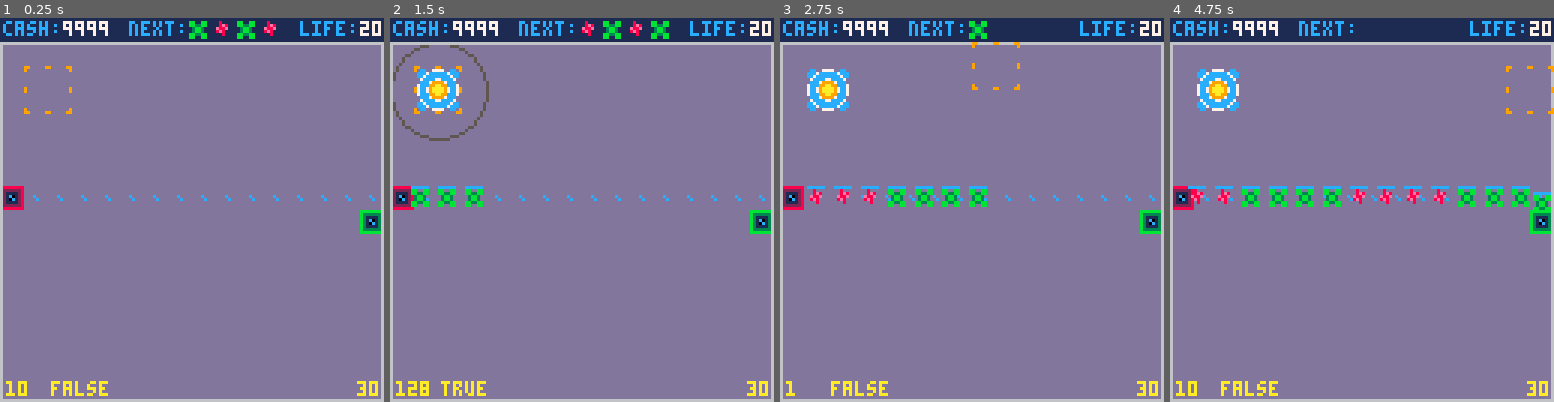
Above: before the commit, frames 1-4 (left to right).
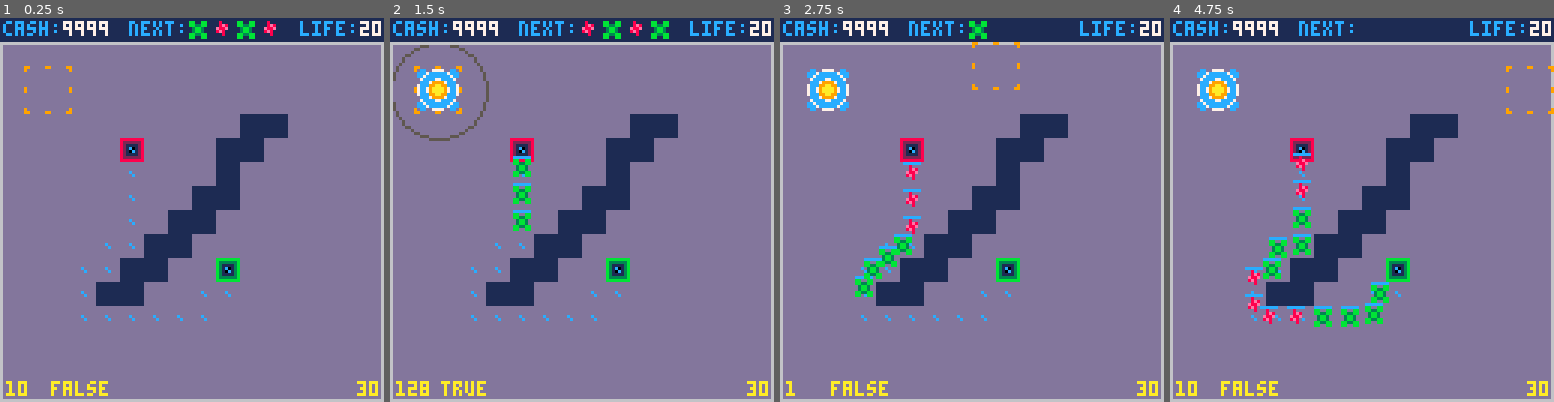
Above: after the commit, the same moments.

Repository: langchr86/pico-bubble-towers
Game: PICO-8 cartridge pico-proto.p8
The game is run twice, just before and just after one commit, with the same random seed, the same clock (stepped at 60 frames per second) and the same inputs.
Inputs:
- Up to frame 1 (0.25 s): no input
- Up to frame 2 (1.5 s): tap X (X key) at 0.33, 1.07 s; tap O (Z key) at 0.7 s
- Up to frame 3 (2.75 s): hold Right 1.6-2.1 s; tap O (Z key) at 1.7, 2.1, 2.5 s; tap X (X key) at 1.85 s; hold Up 2.15-2.42 s; hold Right from 2.47 s (still down)
- Up to frame 4 (4.75 s): tap O (Z key) every 0.4 s from 2.9 to 4.5 s; tap X (X key) at 2.97, 4.08 s; release Right at 3.03 s; hold Left 3.08-3.58 s; hold Down 3.63-3.97 s; hold Right 4.02-4.68 s; hold Up from 4.73 s (still down)

The runs differ from the first frame. In frame 1, 7.7% of the frame differs, in the area x 0-100%, y 25-79%; in frame 2, 8.8%; in frame 3, 9.7%; in frame 4, 12%, in the area x 0-100%, y 25-81%.

Commit message:
separate all map functions and handle map.offset correctly

Diff:
--- a/cursor.lua
+++ b/cursor.lua
@@ -49,18 +49,14 @@
 
 function Cursor:IsFree()
   local tile_pos = Point:New(self.pos.x / self.inc, self.pos.y / self.inc)
-
-  return IsTileFree(tile_pos)
-    and IsTileFree(tile_pos + Point:New(1, 0))
-    and IsTileFree(tile_pos + Point:New(0, 1))
-    and IsTileFree(tile_pos + Point:New(1, 1))
+  return Map:IsTileFree4(tile_pos)
 end
 
 function Cursor:Draw()
   if self.pos then
     spr(self.sprite, self.pos.x, self.pos.y, 2, 2)
 
-    cursor_sprite = mget(self.pos.x / self.inc, self.pos.y / self.inc)
+    cursor_sprite = Map:GetSprite(Point:New(self.pos.x / self.inc, self.pos.y / self.inc))
     print(cursor_sprite, 2, 121, 10)
     print(fget(cursor_sprite, 0), 17, 121, 10)
   end
--- a/pico-proto.lua
+++ b/pico-proto.lua
@@ -12,8 +12,11 @@
   menu:Update()
 end
 
+map_index = 2
+Map:SetOffset(Point:New((map_index % kMapRowSize) * kMapSizeInTiles, (map_index \ kMapRowSize) * kMapSizeInTiles))
+
 wave_list = CreateWaveList(5)
-session = Session:New(0, wave_list)
+session = Session:New(wave_list)
 session:Init()
 cursor = Cursor:New()
 
--- a/pico-proto.p8
+++ b/pico-proto.p8
@@ -236,22 +236,22 @@
 0000000000000000000100000000000000408000000000000000000000000000000000000000000000000000000000000000000000000000000000000000000000000000000000000000000000000000000000000000000000000000000000000000000000000000000000000000000000000000000000000000000000000000
 0101000000000000000000000000000001010000000000000000000000000000000000000000000000000000000000000000000000000000000000000000000000000000000000000000000000000000000000000000000000000000000000000000000000000000000000000000000000000000000000000000000000000000
 __map__
-0909090909090909090909090909090900000000000000000000000000000000000000000000000000000000000000000000000000000000000000000000000000000000000000000000000000000000000000000000000000000000000000000000000000000000000000000000000000000000000000000000000000000000
-0701010101010101010101010101010800000000000000000000000000000000000000000000000000000000000000000000000000000000000000000000000000000000000000000000000000000000000000000000000000000000000000000000000000000000000000000000000000000000000000000000000000000000
-020a0a0a0a0a0a0a0a0a0a0a0a0a0a0400000000000000000000000000000000000000000000000000000000000000000000000000000000000000000000000000000000000000000000000000000000000000000000000000000000000000000000000000000000000000000000000000000000000000000000000000000000
-020a0a0a0a0a0a0a0a0a0a0a0a0a0a0400000000000000000000000000000000000000000000000000000000000000000000000000000000000000000000000000000000000000000000000000000000000000000000000000000000000000000000000000000000000000000000000000000000000000000000000000000000
-020a0a0a0a0a0a0a0a0a0a0a0a0a0a0400000000000000000000000000000000000000000000000000000000000000000000000000000000000000000000000000000000000000000000000000000000000000000000000000000000000000000000000000000000000000000000000000000000000000000000000000000000
-020a0a0a0a0a0a0a0a0a0a0a0a0a0a0400000000000000000000000000000000000000000000000000000000000000000000000000000000000000000000000000000000000000000000000000000000000000000000000000000000000000000000000000000000000000000000000000000000000000000000000000000000
-020a0a0a0a0a0a0a0a0a0a0a0a0a0a0400000000000000000000000000000000000000000000000000000000000000000000000000000000000000000000000000000000000000000000000000000000000000000000000000000000000000000000000000000000000000000000000000000000000000000000000000000000
-110a0a0a0a0a0a0a0a0a0a0a0a0a0a0400000000000000000000000000000000000000000000000000000000000000000000000000000000000000000000000000000000000000000000000000000000000000000000000000000000000000000000000000000000000000000000000000000000000000000000000000000000
-020a0a0a0a0a0a0a0a0a0a0a0a0a0a1200000000000000000000000000000000000000000000000000000000000000000000000000000000000000000000000000000000000000000000000000000000000000000000000000000000000000000000000000000000000000000000000000000000000000000000000000000000
-020a0a0a0a0a0a0a0a0a0a0a0a0a0a0400000000000000000000000000000000000000000000000000000000000000000000000000000000000000000000000000000000000000000000000000000000000000000000000000000000000000000000000000000000000000000000000000000000000000000000000000000000
-020a0a0a0a0a0a0a0a0a0a0a0a0a0a0400000000000000000000000000000000000000000000000000000000000000000000000000000000000000000000000000000000000000000000000000000000000000000000000000000000000000000000000000000000000000000000000000000000000000000000000000000000
-020a0a0a0a0a0a0a0a0a0a0a0a0a0a0400000000000000000000000000000000000000000000000000000000000000000000000000000000000000000000000000000000000000000000000000000000000000000000000000000000000000000000000000000000000000000000000000000000000000000000000000000000
-020a0a0a0a0a0a0a0a0a0a0a0a0a0a0400000000000000000000000000000000000000000000000000000000000000000000000000000000000000000000000000000000000000000000000000000000000000000000000000000000000000000000000000000000000000000000000000000000000000000000000000000000
-020a0a0a0a0a0a0a0a0a0a0a0a0a0a0400000000000000000000000000000000000000000000000000000000000000000000000000000000000000000000000000000000000000000000000000000000000000000000000000000000000000000000000000000000000000000000000000000000000000000000000000000000
-020a0a0a0a0a0a0a0a0a0a0a0a0a0a0400000000000000000000000000000000000000000000000000000000000000000000000000000000000000000000000000000000000000000000000000000000000000000000000000000000000000000000000000000000000000000000000000000000000000000000000000000000
-0503030303030303030303030303030600000000000000000000000000000000000000000000000000000000000000000000000000000000000000000000000000000000000000000000000000000000000000000000000000000000000000000000000000000000000000000000000000000000000000000000000000000000
+0909090909090909090909090909090909090909090909090909090909090909090909090909090909090909090909090000000000000000000000000000000000000000000000000000000000000000000000000000000000000000000000000000000000000000000000000000000000000000000000000000000000000000
+0701010101010101010101010101010807010101010101010101010101010108070101010101010101010101010101080000000000000000000000000000000000000000000000000000000000000000000000000000000000000000000000000000000000000000000000000000000000000000000000000000000000000000
+020a0a0a0a0a0a0a0a0a0a0a0a0a0a04020a0a0a0a0a0a0a0a0a0a0a0a0a0a04020a0a0a0a0a0a0a0a0a0a0a0a0a0a040000000000000000000000000000000000000000000000000000000000000000000000000000000000000000000000000000000000000000000000000000000000000000000000000000000000000000
+020a0a0a0a0a0a0a0a0a0a0a0a0a0a04020a0a0a0a0a0a0a0a0a0a0a0a0a0a04020a0a0a0a0a0a0a0a0a0a0a0a0a0a040000000000000000000000000000000000000000000000000000000000000000000000000000000000000000000000000000000000000000000000000000000000000000000000000000000000000000
+020a0a0a0a0a0a0a0a0a0a0a0a0a0a04020a0a0a0a0a0a0a0a0a0a0a0a0a0a04020a0a0a0a0a0a0a0a0a09090a0a0a040000000000000000000000000000000000000000000000000000000000000000000000000000000000000000000000000000000000000000000000000000000000000000000000000000000000000000
+020a0a0a0a0a0a0a0a0a0a0a0a0a0a04020a0a0a0a0a0a0a0a0a0a0a0a0a0a04020a0a0a0a110a0a0a09090a0a0a0a040000000000000000000000000000000000000000000000000000000000000000000000000000000000000000000000000000000000000000000000000000000000000000000000000000000000000000
+020a0a0a0a0a0a0a0a0a0a0a0a0a0a04020a0a0a0a0a0a0a0a0a0a0a0a0a0a04020a0a0a0a0a0a0a0a090a0a0a0a0a040000000000000000000000000000000000000000000000000000000000000000000000000000000000000000000000000000000000000000000000000000000000000000000000000000000000000000
+110a0a0a0a0a0a0a0a0a0a0a0a0a0a04020a0a0a0a0a0a0a0a0a0a0a0a0a0a04020a0a0a0a0a0a0a09090a0a0a0a0a040000000000000000000000000000000000000000000000000000000000000000000000000000000000000000000000000000000000000000000000000000000000000000000000000000000000000000
+020a0a0a0a0a0a0a0a0a0a0a0a0a0a12020a0a0a0a0a0a0a0a0a0a0a0a0a0a12020a0a0a0a0a0a09090a0a0a0a0a0a040000000000000000000000000000000000000000000000000000000000000000000000000000000000000000000000000000000000000000000000000000000000000000000000000000000000000000
+020a0a0a0a0a0a0a0a0a0a0a0a0a0a04020a0a0a0a0a110a0a0a0a0a0a0a0a04020a0a0a0a0a09090a0a0a0a0a0a0a040000000000000000000000000000000000000000000000000000000000000000000000000000000000000000000000000000000000000000000000000000000000000000000000000000000000000000
+020a0a0a0a0a0a0a0a0a0a0a0a0a0a04020a0a0a0a0a0a0a0a0a0a0a0a0a0a04020a0a0a0a09090a0a120a0a0a0a0a040000000000000000000000000000000000000000000000000000000000000000000000000000000000000000000000000000000000000000000000000000000000000000000000000000000000000000
+020a0a0a0a0a0a0a0a0a0a0a0a0a0a04020a0a0a0a0a0a0a0a0a0a0a0a0a0a04020a0a0a09090a0a0a0a0a0a0a0a0a040000000000000000000000000000000000000000000000000000000000000000000000000000000000000000000000000000000000000000000000000000000000000000000000000000000000000000
+020a0a0a0a0a0a0a0a0a0a0a0a0a0a04020a0a0a0a0a0a0a0a0a0a0a0a0a0a04020a0a0a0a0a0a0a0a0a0a0a0a0a0a040000000000000000000000000000000000000000000000000000000000000000000000000000000000000000000000000000000000000000000000000000000000000000000000000000000000000000
+020a0a0a0a0a0a0a0a0a0a0a0a0a0a04020a0a0a0a0a0a0a0a0a0a0a0a0a0a04020a0a0a0a0a0a0a0a0a0a0a0a0a0a040000000000000000000000000000000000000000000000000000000000000000000000000000000000000000000000000000000000000000000000000000000000000000000000000000000000000000
+020a0a0a0a0a0a0a0a0a0a0a0a0a0a04020a0a0a0a0a0a0a0a0a0a0a0a0a0a04020a0a0a0a0a0a0a0a0a0a0a0a0a0a040000000000000000000000000000000000000000000000000000000000000000000000000000000000000000000000000000000000000000000000000000000000000000000000000000000000000000
+0503030303030303030303030303030605030303030303030303030303030306050303030303030303030303030303060000000000000000000000000000000000000000000000000000000000000000000000000000000000000000000000000000000000000000000000000000000000000000000000000000000000000000
 0000000000000000000000000000000000000000000000000000000000000000000000000000000000000000000000000000000000000000000000000000000000000000000000000000000000000000000000000000000000000000000000000000000000000000000000000000000000000000000000000000000000000000
 0000000000000000000000000000000000000000000000000000000000000000000000000000000000000000000000000000000000000000000000000000000000000000000000000000000000000000000000000000000000000000000000000000000000000000000000000000000000000000000000000000000000000000
 0001010100000100000100010001010100000000000000000000000000000000000000000000000000000000000000000000000000000000000000000000000000000000000000000000000000000000000000000000000000000000000000000000000000000000000000000000000000000000000000000000000000000000
--- a/session.lua
+++ b/session.lua
@@ -1,7 +1,6 @@
 -- Copyright 2024 by Christian Lang is licensed under CC BY-NC-SA 4.0
 
 Session = {
-  map_index=0,
   start=nil,
   goal=nil,
   enemy_path={},
@@ -14,9 +13,8 @@
 }
 Session.__index = Session
 
-function Session:New(map_index, wave_list)
+function Session:New(wave_list)
   o = {
-    map_index=map_index,
     start=Point:New(0, 0),
     goal=Point:New(0, 0),
     enemy_path={},
@@ -40,9 +38,9 @@
   for x=0,kMapSizeInTiles do
     for y=0,kMapSizeInTiles do
       local tile_pos = Point:New(x, y)
-      if fget(mget(x, y), 6) then
+      if Map:IsTileStart(tile_pos) then
         self.start = tile_pos
-      elseif fget(mget(x, y), 7) then
+      elseif Map:IsTileGoal(tile_pos) then
         self.goal = tile_pos
       end
     end
@@ -67,6 +65,7 @@
   end
 
   local new_tower = Tower:New(cursor.pos)
+  new_tower:Init()
   if self:CalculateNewPath() then
     add(self.tower_list, new_tower)
   else
@@ -112,7 +111,8 @@
 
 function Session:CalculateNewPath()
   local function is_coord_reachable(x, y)
-    return IsTileFree(Point:New(x, y))
+    local tile_pos = Point:New(x, y)
+    return Map:IsTileFree(tile_pos)
   end
 
   local path = module:find(15, 15, self.start, self.goal, is_coord_reachable)
@@ -136,7 +136,7 @@
 end
 
 function Session:DrawMap()
-  map(self.map_index * kMapSizeInTiles, 0)
+  Map:Draw()
 end
 
 function Session:DrawPath()
--- a/tower.lua
+++ b/tower.lua
@@ -17,23 +17,17 @@
     reload_level=self.reload_threshold,
   }
 
-  local x = pos.x / 8
-  local y = pos.y / 8
-  mset(x, y, self.sprite)
-  mset(x + 1, y, self.sprite + 1)
-  mset(x, y + 1, self.sprite + 16)
-  mset(x + 1, y + 1, self.sprite + 17)
-
   return setmetatable(o, self)
 end
 
+function Tower:Init()
+  local tile_pos = Point:New(self.pos.x / kTileSize, self.pos.y / kTileSize)
+  Map:TileSet4(tile_pos, self.sprite)
+end
+
 function Tower:Destroy()
-  local x = self.pos.x / 8
-  local y = self.pos.y / 8
-  mset(x, y, 10)
-  mset(x + 1, y, 10)
-  mset(x, y + 1, 10)
-  mset(x + 1, y + 1, 10)
+  local tile_pos = Point:New(self.pos.x / kTileSize, self.pos.y / kTileSize)
+  Map:TileClear4(tile_pos, 10)
 end
 
 function Tower:Update(enemy_list)
--- a/utils.lua
+++ b/utils.lua
@@ -2,6 +2,7 @@
 
 kTileSize = 8
 kMapSizeInTiles = 16
+kMapRowSize = 8
 
 function ConvertTileToPixel(tile_pos)
   return Point:New(tile_pos.x * kTileSize, tile_pos.y * kTileSize)
@@ -11,7 +12,58 @@
   return Point:New(pos.x / kTileSize, pos.y / kTileSize)
 end
 
-function IsTileFree(tile_pos)
-  local massive = fget(mget(tile_pos.x, tile_pos.y), 0)
+Map = {
+  offset=nil,
+}
+Map.__index = Map
+
+function Map:SetOffset(offset)
+  self.offset = offset:Clone()
+end
+
+function Map:Draw()
+  map(self.offset.x, self.offset.y)
+end
+
+function Map:IsTileFree(tile_pos)
+  local massive = fget(Map:GetSprite(tile_pos), 0)
   return not massive
 end
+
+function Map:IsTileFree4(tile_pos)
+  return self:IsTileFree(tile_pos)
+  and self:IsTileFree(tile_pos + Point:New(1, 0))
+  and self:IsTileFree(tile_pos + Point:New(0, 1))
+  and self:IsTileFree(tile_pos + Point:New(1, 1))
+end
+
+function Map:IsTileStart(tile_pos)
+  return fget(Map:GetSprite(tile_pos), 6)
+end
+
+function Map:IsTileGoal(tile_pos)
+  return fget(Map:GetSprite(tile_pos), 7)
+end
+
+function Map:GetSprite(tile_pos)
+  local pos = tile_pos + self.offset
+  return mget(pos.x, pos.y)
+end
+
+function Map:TileSet4(tile_pos, sprite)
+  local x = tile_pos.x + self.offset.x
+  local y = tile_pos.y + self.offset.y
+  mset(x, y, sprite)
+  mset(x + 1, y, sprite + 1)
+  mset(x, y + 1, sprite + 16)
+  mset(x + 1, y + 1, sprite + 17)
+end
+
+function Map:TileClear4(tile_pos, sprite)
+  local x = tile_pos.x + self.offset.x
+  local y = tile_pos.y + self.offset.y
+  mset(x, y, sprite)
+  mset(x + 1, y, sprite)
+  mset(x, y + 1, sprite)
+  mset(x + 1, y + 1, sprite)
+end
